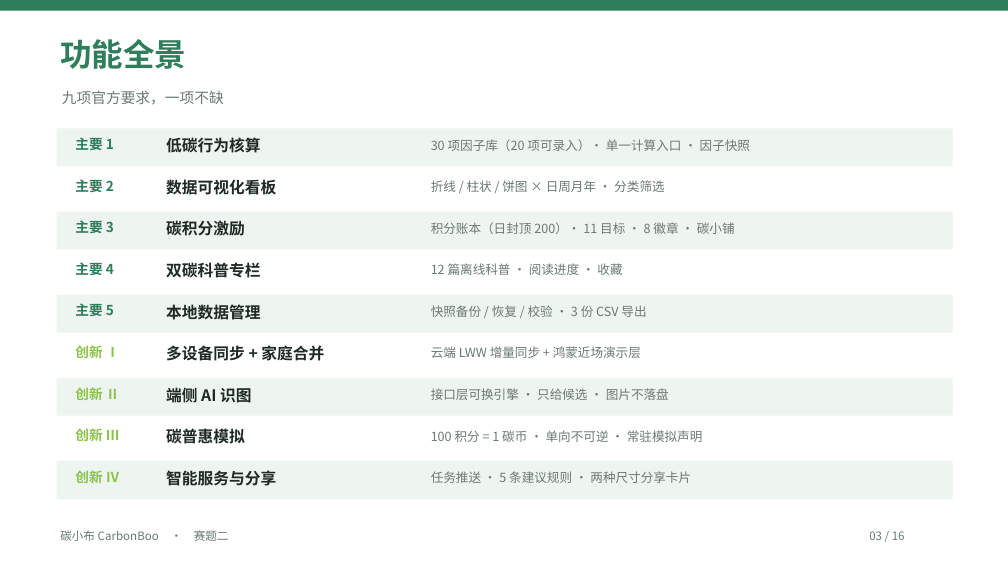
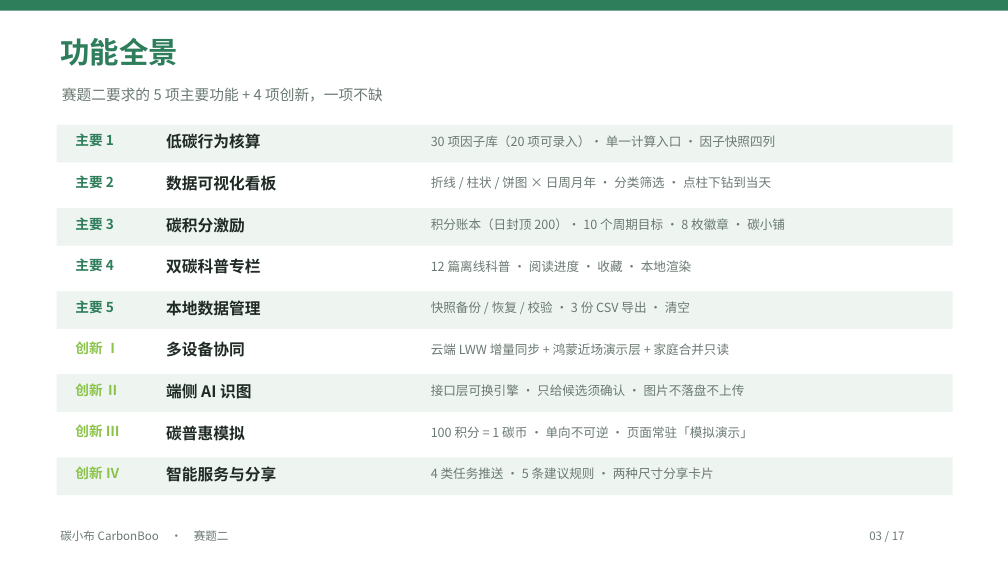
Before and after one commit to a3354547604-stack/CarbonBoo, a slide deck: slide 3 of submit/03-演示文稿-碳小布CarbonBoo.pptx. Drawn at 1008x567 pixels with LibreOffice and Linux fonts; fonts in the diff are those of the drawing. Boxes give left, top, right and bottom in pixels: in the first picture for what was removed or moved away, otherwise in the second. Text is boxed around its words. In the diff, an @@ line names an element or a change of style, - is before the commit and + after.

Commit message:
docs(submit): PPT 改为「一页一屏」，图文一一对应
改了什么：
- 原 PPT 是先做一批通用截图再逐页轮换放图，出现图与左侧文字对不上（讲架构配记录列表、讲因子配科普列表、讲协同实拍配「我的」页）
- 重排为 17 页：概念页（痛点/全景/架构与口径/质量与合规/结尾）不放图；界面页只放那一屏的截图
- 新增 3 页关键界面：记录明细（因子快照四列）、目标进度、更换外观（环+饰物）
- 12 张截图与页面主题一一对应：01-home / 14-record-edit / 03-records / 15-record-detail / 02-dashboard / 06-goal / 07-badge / 08-shop / 12-appearance / 17-science-detail / 10-include / 11-sync
- docs/APPENDIX-E §4 大纲同步重写（含重排原因）；submit/README 与 docs/README 页数口径改 17 页
- CHANGELOG v4.23

跑了什么：python scripts/build_submission_pptx.py（SAVED 10,510,525 B / 17 slides）、
python tests/tools/check_l0.py --strict（PASS）
校验：17 页全部带备注；12 张图的 sha256 与源文件逐一比对，落在讲同一界面的页上；文本对 5,741 / 31 项 / 48 条 / 16 张 / 学校 / 学院 / 队名 / 指导老师 均 0 命中。

结果：通过。

```diff
--- a/submit/03-演示文稿-碳小布CarbonBoo.pptx
+++ b/submit/03-演示文稿-碳小布CarbonBoo.pptx
@@ text "功能全景" at box(60, 38, 177, 66): size 30 to 28 pt @@
@@ text at box(62, 87, 383, 102): text changed @@
-九项官方要求，一项不缺
+赛题二要求的 5 项主要功能 + 4 项创新，一项不缺
@@ text at box(431, 135, 776, 147): text changed @@
-30 项因子库（20 项可录入）· 单一计算入口 · 因子快照
+30 项因子库（20 项可录入）· 单一计算入口 · 因子快照四列
@@ text at box(431, 176, 771, 188): text changed @@
-折线 / 柱状 / 饼图 × 日周月年 · 分类筛选
+折线 / 柱状 / 饼图 × 日周月年 · 分类筛选 · 点柱下钻到当天
@@ text at box(431, 218, 785, 230): text changed @@
-积分账本（日封顶 200）· 11 目标 · 8 徽章 · 碳小铺
+积分账本（日封顶 200）· 10 个周期目标 · 8 枚徽章 · 碳小铺
@@ text at box(431, 260, 691, 272): text changed @@
-12 篇离线科普 · 阅读进度 · 收藏
+12 篇离线科普 · 阅读进度 · 收藏 · 本地渲染
@@ 14 texts, 9 rectangles: place and size @@
-14 texts, 9 rectangles at box(57, 129, 953, 499)
+14 texts, 9 rectangles at box(57, 125, 953, 495)
@@ text at box(431, 301, 690, 313): text changed @@
-快照备份 / 恢复 / 校验 · 3 份 CSV 导出
+快照备份 / 恢复 / 校验 · 3 份 CSV 导出 · 清空
@@ text at box(166, 341, 245, 357): text changed @@
-多设备同步 + 家庭合并
+多设备协同
@@ text at box(431, 343, 730, 355): text changed @@
-云端 LWW 增量同步 + 鸿蒙近场演示层
+云端 LWW 增量同步 + 鸿蒙近场演示层 + 家庭合并只读
@@ text at box(431, 384, 745, 396): text changed @@
-接口层可换引擎 · 只给候选 · 图片不落盘
+接口层可换引擎 · 只给候选须确认 · 图片不落盘不上传
@@ text at box(431, 426, 753, 438): text changed @@
-100 积分 = 1 碳币 · 单向不可逆 · 常驻模拟声明
+100 积分 = 1 碳币 · 单向不可逆 · 页面常驻「模拟演示」
@@ text at box(431, 467, 714, 479): text changed @@
-任务推送 · 5 条建议规则 · 两种尺寸分享卡片
+4 类任务推送 · 5 条建议规则 · 两种尺寸分享卡片
@@ text at box(869, 531, 905, 540): text changed @@
-03 / 16
+03 / 17
```
Also in this commit, not shown: 6 other slides changed, 10 slides added, 9 slides removed, 6 other files.
